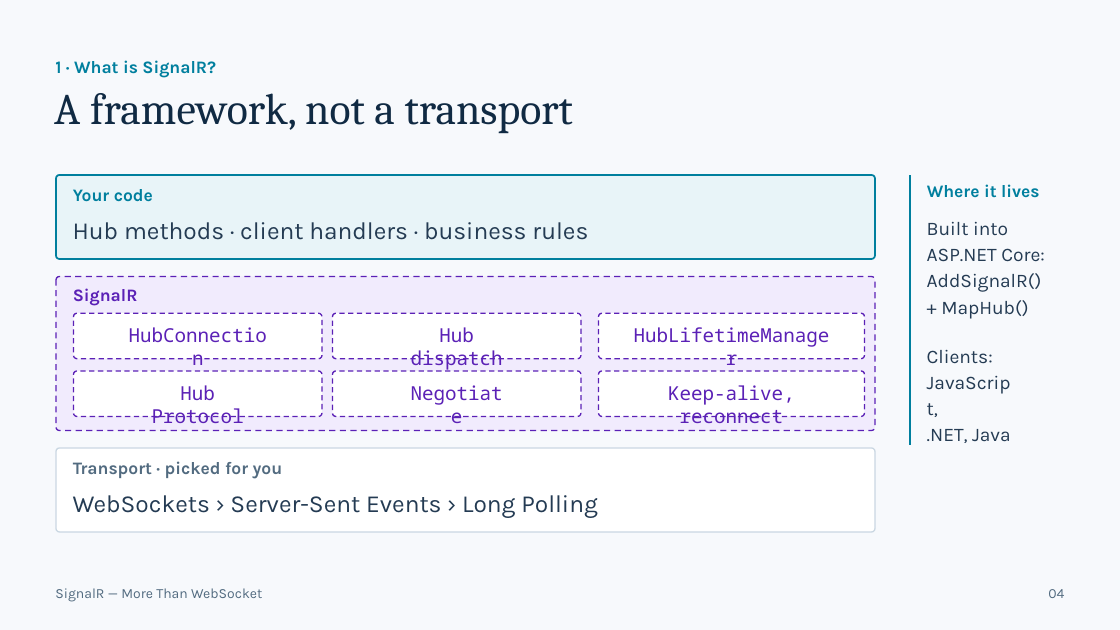
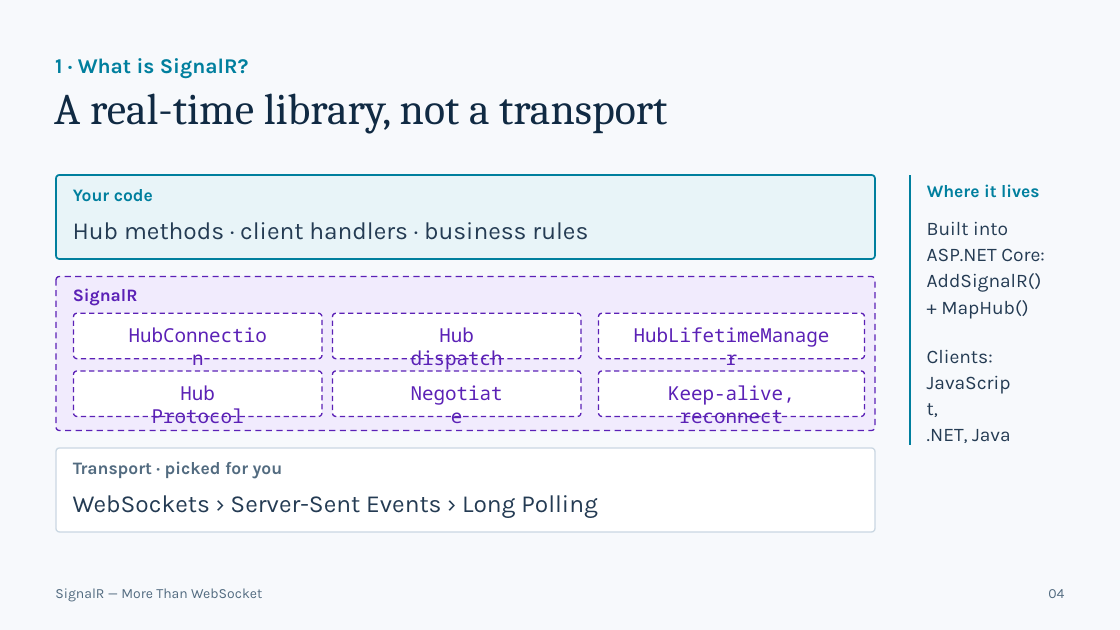
Before and after one commit to Daniiislo/TechSharing, a slide deck: slide 4 of SignalR/presentation/SignalR - More Than WebSocket.pptx. Drawn at 1120x630 pixels with LibreOffice and Linux fonts; fonts in the diff are those of the drawing. Boxes give left, top, right and bottom in pixels: in the first picture for what was removed or moved away, otherwise in the second. Text is boxed around its words. In the diff, an @@ line names an element or a change of style, - is before the commit and + after.

```diff
--- a/SignalR/presentation/SignalR - More Than WebSocket.pptx
+++ b/SignalR/presentation/SignalR - More Than WebSocket.pptx
@@ text "1 · What is SignalR?" at <box>55,58,249,79</box>: size 15 to 18 pt @@
@@ text at <box>54,93,667,134</box>: text changed @@
-A framework, not a transport
+A real-time library, not a transport
```
Also in this commit, not shown: 12 other slides changed, 2 slides added, 2 slides removed, 38 other files.
